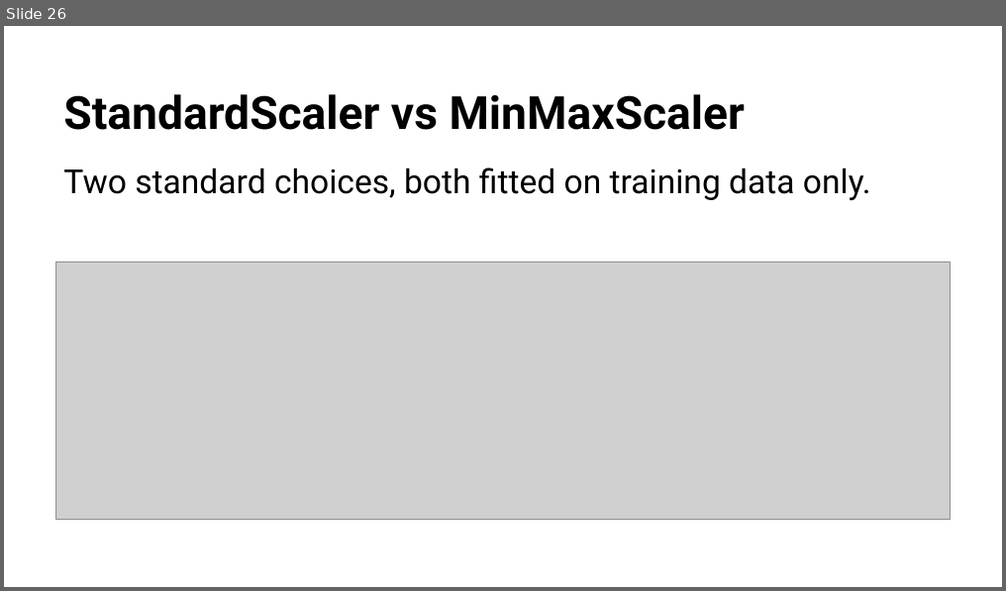
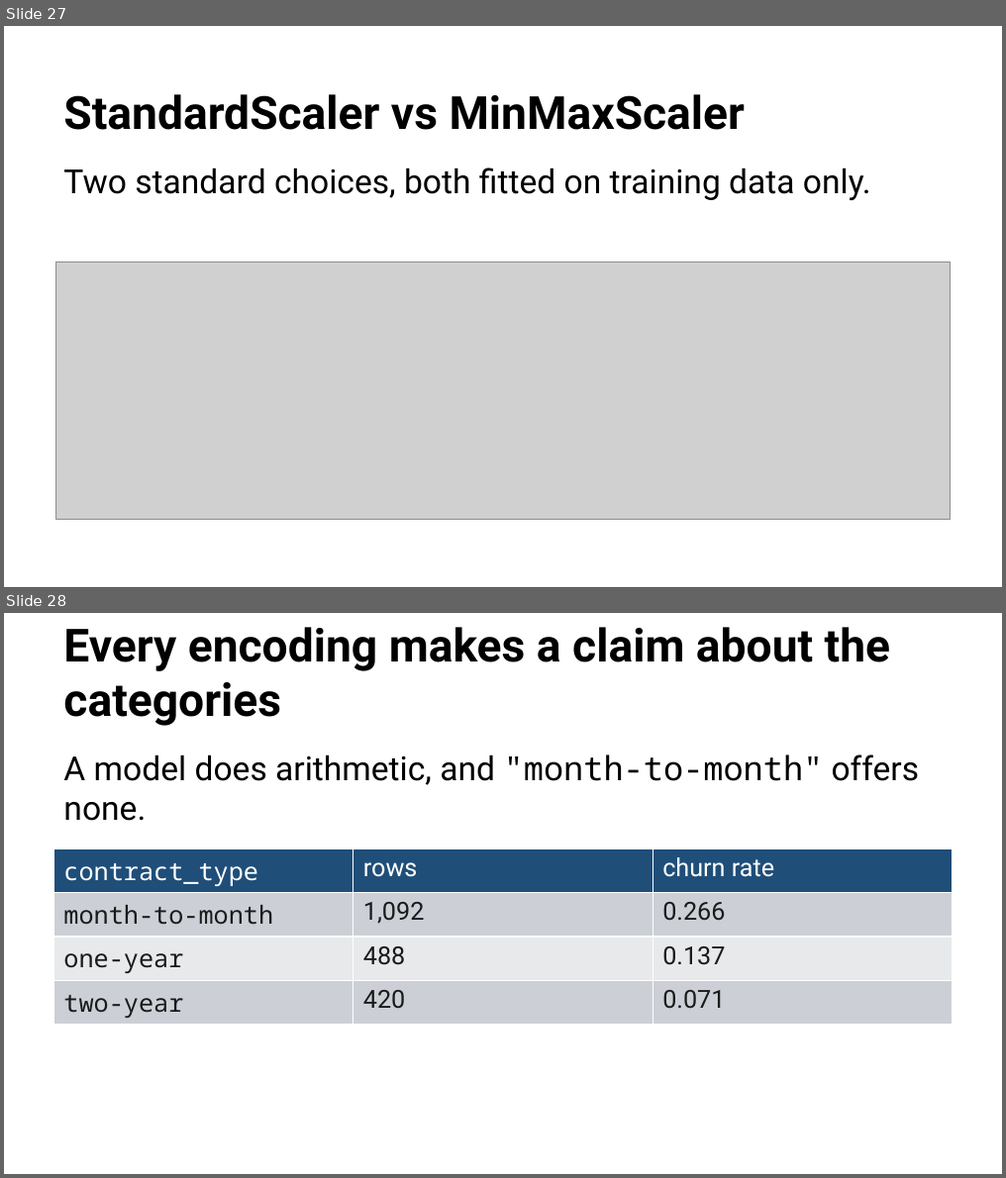
Before and after one commit to fabioantonini/technologies-for-artificial-intelligence, a slide deck: Lessons/02_data_exploration_and_preparation/Slides/data_exploration_and_preparation_slides.pptx. Shown one above the other, each under a label of ours: slide 26 before the commit, slides 27 and 28 after it. The pictures are 1006x591 and 1006x1178 pixels, drawn with LibreOffice and Linux fonts; fonts in the diff are those of the drawing; grey boxes stand for pictures; background and template pictures are left out. Boxes give left, top, right and bottom in pixels: in the first picture for what was removed or moved away, otherwise in the second. Text is boxed around its words. In the diff, an @@ line names an element or a change of style, - is before the commit and + after.

```diff
--- a/Lessons/02_data_exploration_and_preparation/Slides/data_exploration_and_preparation_slides.pptx
+++ b/Lessons/02_data_exploration_and_preparation/Slides/data_exploration_and_preparation_slides.pptx
@@ slide 28 added at (4,613,1002,1174), background #FFFFFF @@
@@ title added at (63,627,890,726), 33 pt, text #1A1A1A, bold @@
+Every encoding makes a claim about the categories
@@ text added at (63,755,920,821), 24 pt, text #1A1A1A @@
+A model does arithmetic, and "month-to-month" offers none.
@@ table added at (54,849,952,1174), 4 rows, 3 columns @@
+contract_type | rows | churn rate
+month-to-month | 1,092 | 0.266
+one-year | 488 | 0.137
+two-year | 420 | 0.071
@@ what was slide 26 is now slide 27 @@
```
Also in this commit, not shown: 9 slides changed, 4 other slides added, 2 slides removed, 15 other files.
